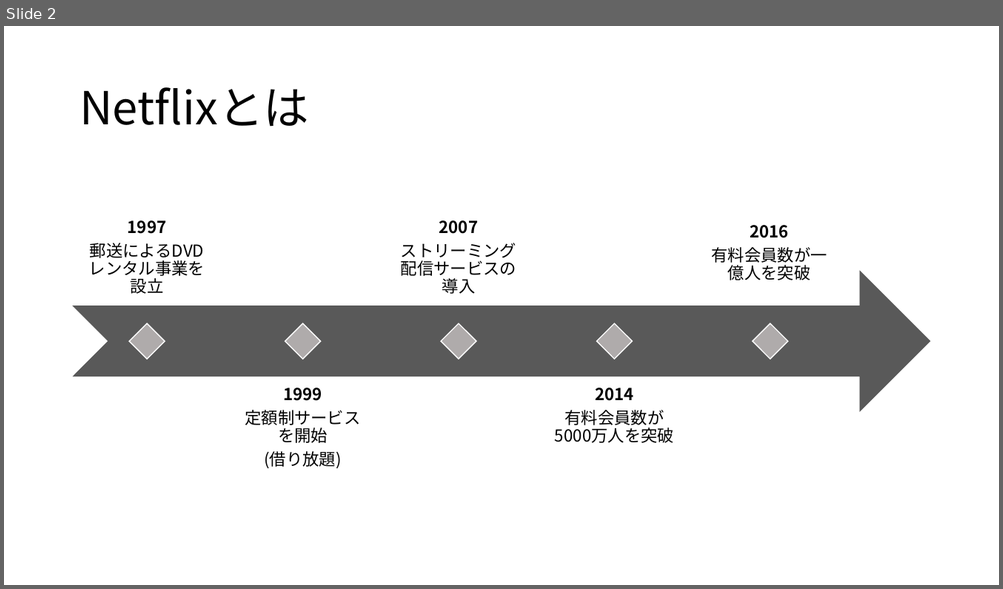
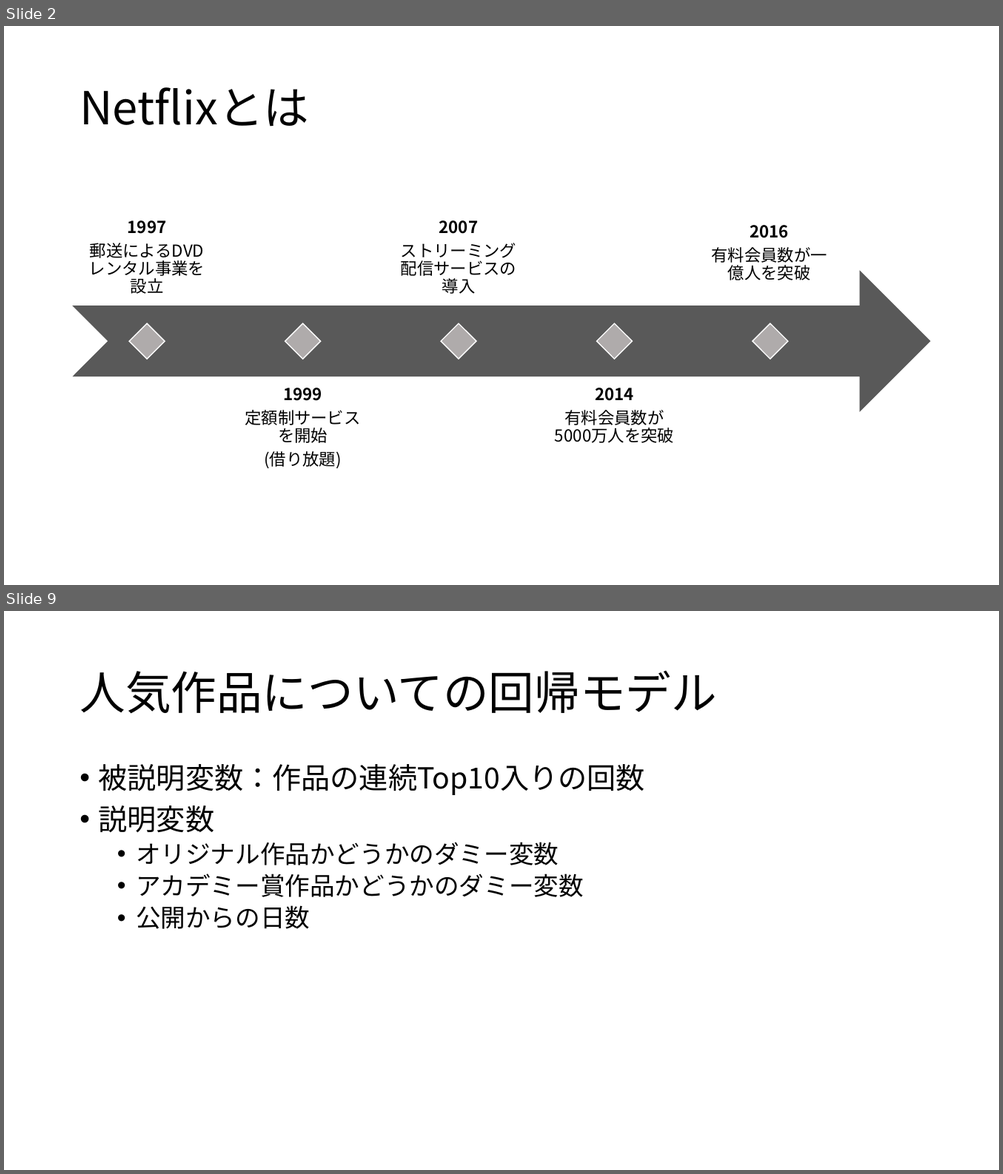
Before and after one commit to QuillshWammy/Netflix_Analysis, a slide deck: Document/中間発表.pptx. Shown one above the other, each under a label of ours: slide 2 before the commit, slides 2 and 9 after it; the slides between them are not shown. The pictures are 1003x589 and 1003x1174 pixels, drawn with LibreOffice and Linux fonts; fonts in the diff are those of the drawing. Boxes give left, top, right and bottom in pixels: in the first picture for what was removed or moved away, otherwise in the second. Text is boxed around its words. In the diff, an @@ line names an element or a change of style, - is before the commit and + after.

```diff
--- a/Document/中間発表.pptx
+++ b/Document/中間発表.pptx
@@ slide 9 added at (x1=4, y1=611, x2=999, y2=1170), background #FFFFFF @@
@@ title added at (x1=79, y1=670, x2=716, y2=714), 44 pt, text #000000 @@
+人気作品についての回帰モデル
@@ text added at (x1=99, y1=764, x2=645, y2=929), 24 pt, text #000000 @@
+• 被説明変数：作品の連続Top10入りの回数
+• 説明変数
+  • オリジナル作品かどうかのダミー変数
+  • アカデミー賞作品かどうかのダミー変数
+  • 公開からの日数
```
Also in this commit, not shown: 1 slide changed, 5 other slides added, 1 slide removed.
